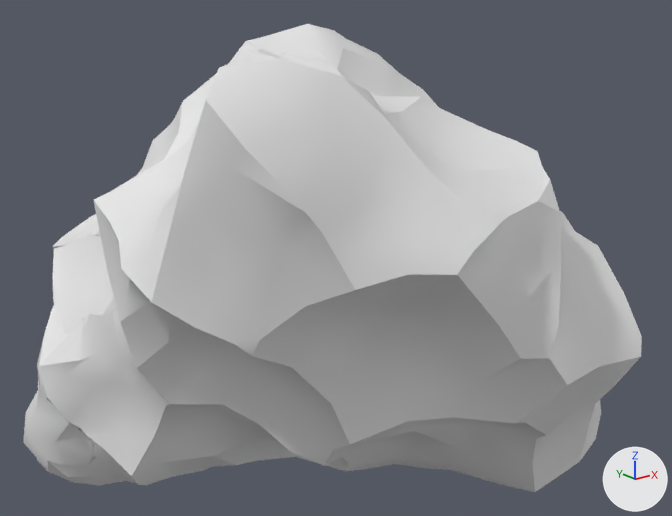
An edit to the FBX model Contents/mods/Authentic Z - Current/media/models_X/AuthenticMeatChunk01.fbx, drawn before and after from the same camera.
Camera for both pictures: a camera (50 mm lens) standing at (-0.000632, -0.001221, 0.000212) and looking at (0.000309, -0.000046, -0.000258). Lighting does not change. The marker at lower right points along +X, +Y and +Z. Where no turn or scale is listed for an object, it has been applied to the vertices. Vertices at the same position are counted once.

The first picture shows 'rock.002'.
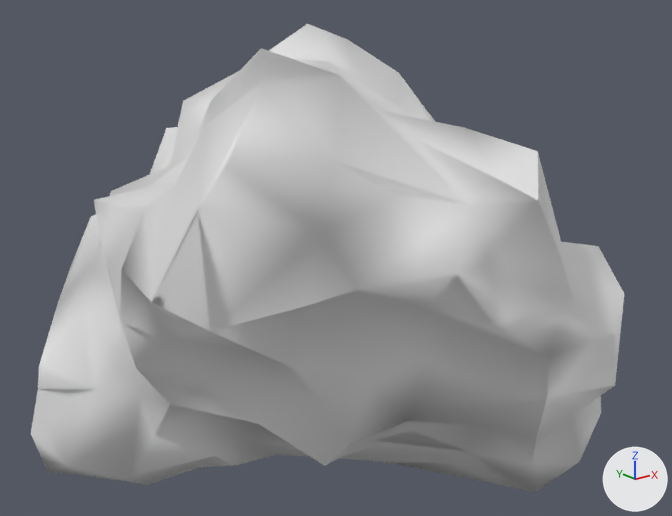
Where the newer file only moved an object's origin or applied its transform, the numbers keep the older frame.

Pixel boxes [x1, y1, x2, y2] of what changed, in the pictures (672 x 516 px):
```json
{"object": "rock.002", "change": "reshaped", "before": [23, 24, 642, 492], "after": [31, 24, 624, 492]}
{"part": 1, "of": "me_rock_001", "change": "deleted", "before": [23, 24, 642, 492]}
```

The change, as JSON lines over the scene's bpy script:
```json
{"block": "me_rock_001", "where": "# used by ob_rock_002; location = (0.0, 0.0, 0.0)"}
{"op": "remove", "block": "me_rock_001", "code": "me_rock_001.from_pydata(...)  # 787 vertices, 1461 faces; spans x -0.000147..0.000697, y -0.00053..0.000467, z -0.000698..0.000119"}
{"op": "add", "block": "me_rock_001", "code": "me_rock_001.from_pydata(...)  # 236 vertices, 469 faces; spans x -0.000147..0.000694, y -0.000527..0.000467, z -0.00069..0.000119"}
{"block": "me_rock_001", "change": "me_rock_001 part 1: 551 vertices removed from x -0.00014..0.000697, y -0.00053..0.00046, z -0.000698..0.000117"}
```
